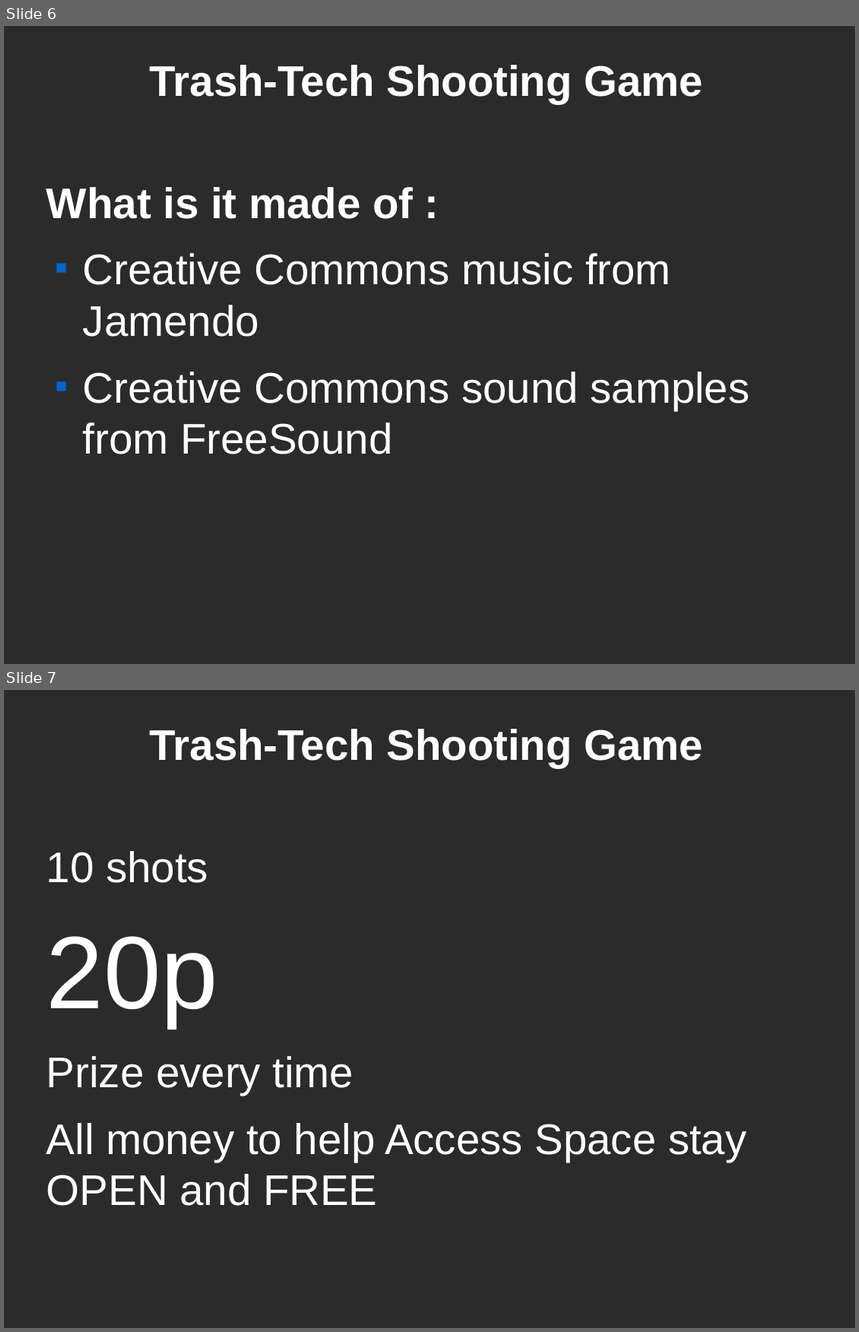
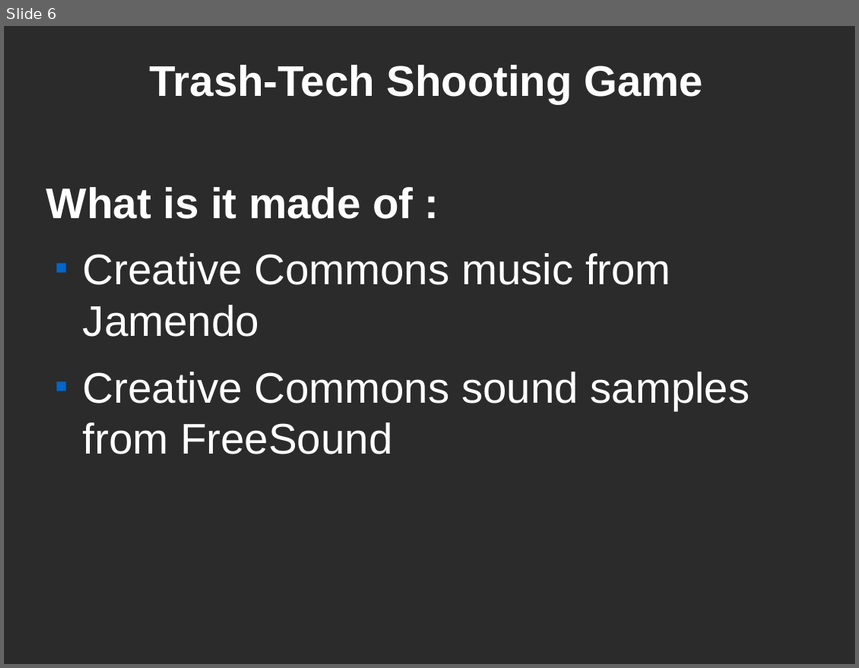
Before and after one commit to AccessSpace/MechanicalWiiMoteShootingGallery, a slide deck: Slideshow.odp. Shown one above the other, each under a label of ours: slides 6 and 7 before the commit, slide 6 after it. The pictures are 859x1332 and 859x668 pixels, drawn with LibreOffice and Linux fonts; fonts in the diff are those of the drawing; background and template pictures are left out; a plain dark background stands for a picture behind light text. Boxes give left, top, right and bottom in pixels: in the first picture for what was removed or moved away, otherwise in the second. Text is boxed around its words. In the diff, an @@ line names an element or a change of style, - is before the commit and + after.

```diff
--- a/Slideshow.odp
+++ b/Slideshow.odp
@@ slide 7 removed at [4,690,855,1328], background picture (left out) @@
@@ title removed at [150,729,703,768] @@
-Trash-Tech Shooting Game
@@ text removed at [47,851,747,1206] @@
-10 shots
-20p
-Prize every time
-All money to help Access Space stay OPEN and FREE
```
Also in this commit, not shown: 1 slide added.
